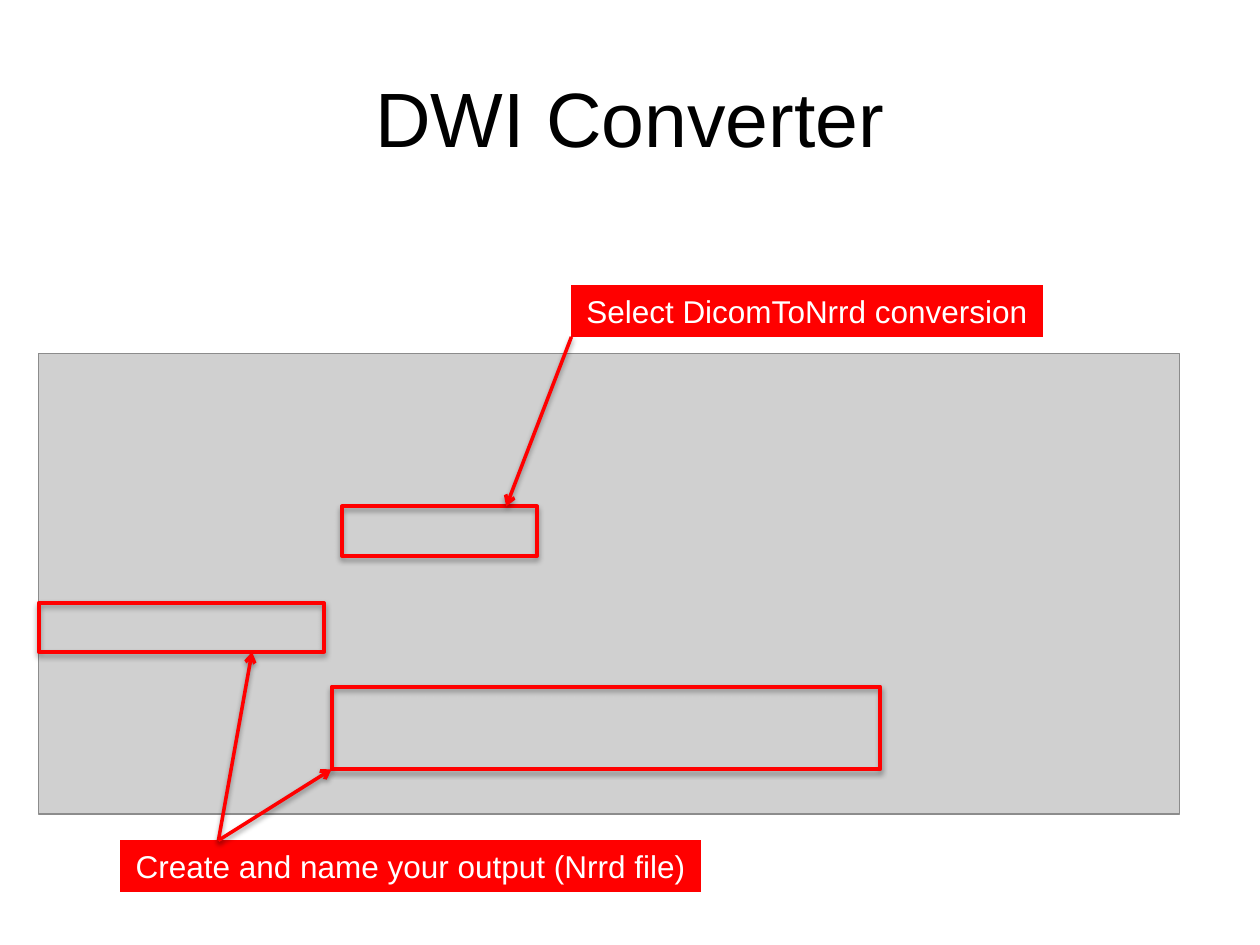
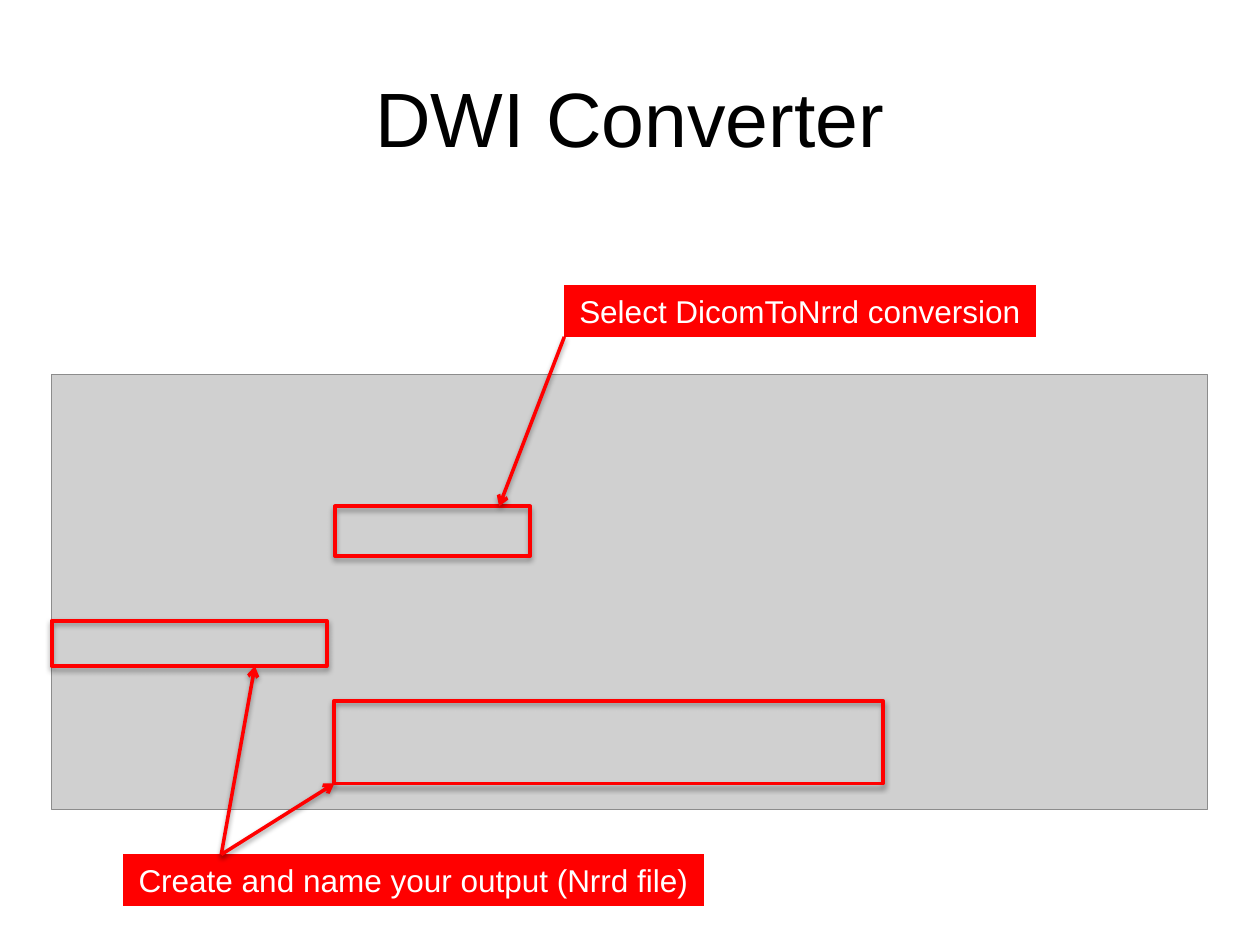
Before and after one commit to kellygwang/SlicerDMRI, a slide deck: slide 5 of docs/tutorials/DWIConverterTutorial.pptx. Drawn at 1260x945 pixels with LibreOffice and Linux fonts; fonts in the diff are those of the drawing; grey boxes stand for pictures. Boxes give left, top, right and bottom in pixels: in the first picture for what was removed or moved away, otherwise in the second. Text is boxed around its words. In the diff, an @@ line names an element or a change of style, - is before the commit and + after.

```diff
--- a/docs/tutorials/DWIConverterTutorial.pptx
+++ b/docs/tutorials/DWIConverterTutorial.pptx
@@ rectangle "Select DicomToNrrd conversion": place and size @@
-rectangle "Select DicomToNrrd conversion" at <box>572,286,1043,336</box>
+rectangle "Select DicomToNrrd conversion" at <box>564,286,1036,336</box>
@@ arrow moved from (572, 336) - (507, 507) to (564, 336) - (499, 507) @@
@@ picture: place and size @@
-picture at <box>39,353,1181,814</box>
+picture at <box>52,374,1207,809</box>
@@ rectangle: place and size @@
-rectangle at <box>341,507,537,556</box>
+rectangle at <box>335,507,530,556</box>
@@ rectangle: place and size @@
-rectangle at <box>39,604,324,653</box>
+rectangle at <box>52,621,326,667</box>
@@ 2 rectangles, 2 arrows: place and size @@
-2 rectangles, 2 arrows at <box>120,651,879,891</box>
+2 rectangles, 2 arrows at <box>123,667,882,905</box>
```
Also in this commit, not shown: 7 other slides changed, 1 other file.
